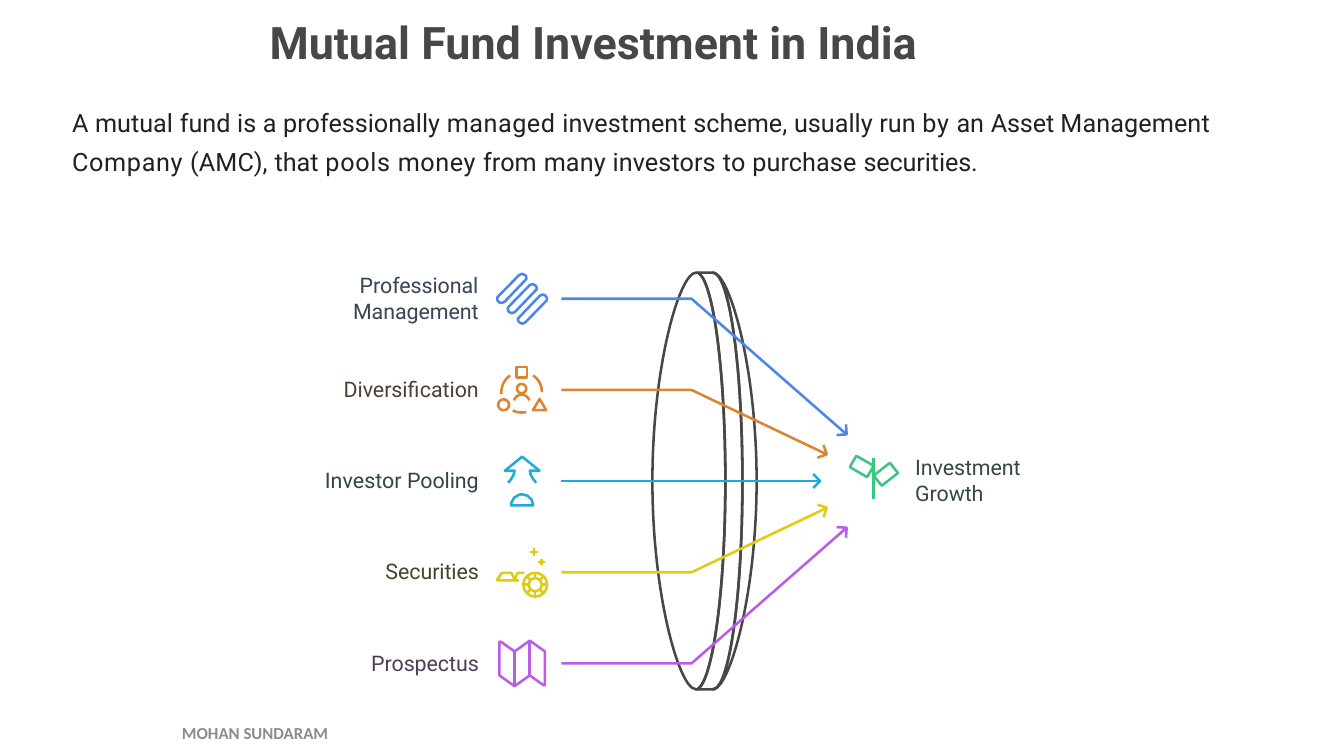
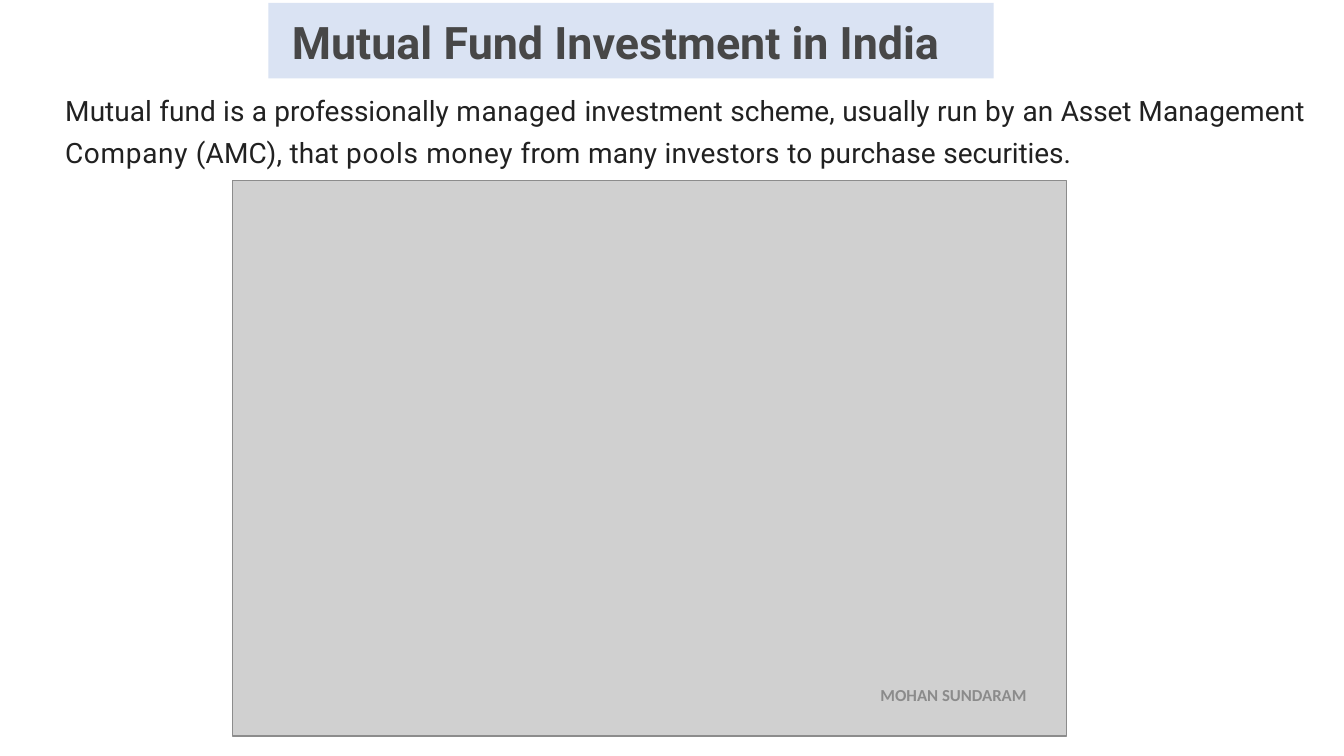
Before and after one commit to mohan4295work/Doc, a slide deck: slide 1 of Mutual Fund.pptx. Drawn at 1344x756 pixels with LibreOffice and Linux fonts; fonts in the diff are those of the drawing; grey boxes stand for pictures; background and template pictures are left out. Boxes give left, top, right and bottom in pixels: in the first picture for what was removed or moved away, otherwise in the second. Text is boxed around its words. In the diff, an @@ line names an element or a change of style, - is before the commit and + after.

Commit message:
Mutual Fund PPT
Mutual Fund

```diff
--- a/Mutual Fund.pptx
+++ b/Mutual Fund.pptx
@@ title "Mutual Fund Investment in India": place and size @@
-title "Mutual Fund Investment in India" at [270,25,916,60]
+title "Mutual Fund Investment in India" at [292,25,939,60]
@@ text at [65,99,1304,169]: text changed; size 18 to 20 pt @@
-A mutual fund is a professionally managed investment scheme, usually run by an Asset Management Company (AMC), that pools money from many investors to purchase securities.
+Mutual fund is a professionally managed investment scheme, usually run by an Asset Management Company (AMC), that pools money from many investors to purchase securities.
@@ picture added at [233,180,1067,736] @@
@@ text removed at [344,276,479,397] @@
-Professional Management
-Diversification
@@ text removed at [325,472,479,493] @@
-Investor Pooling
@@ group removed at [497,273,898,690]: 16 freeform shapes @@
@@ text removed at [915,459,1021,501] @@
-Investment Growth
@@ text removed at [385,563,478,579] @@
-Securities
@@ text removed at [371,655,479,676] @@
-Prospectus
@@ text "MOHAN SUNDARAM": place and size @@
-text "MOHAN SUNDARAM" at [182,728,329,739]
+text "MOHAN SUNDARAM" at [880,690,1027,701]
```
Also in this commit, not shown: 7 other slides changed, 1 slide added.
